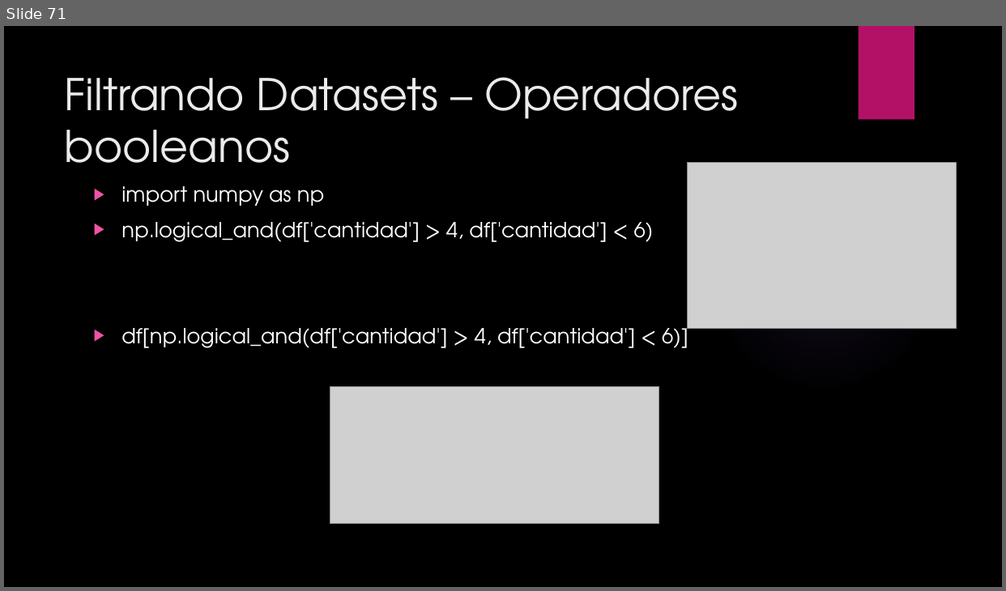
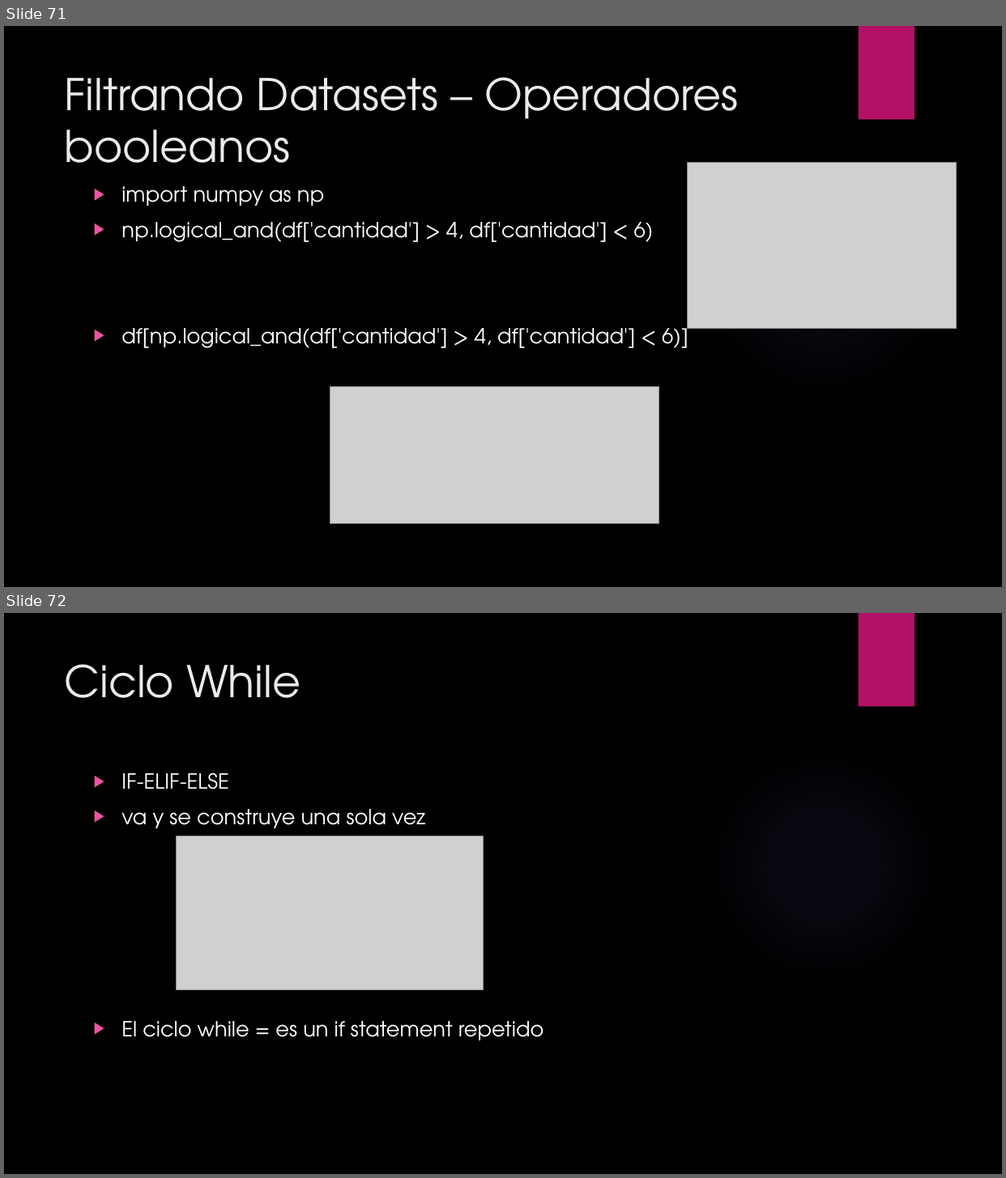
Before and after one commit to ulatinaedupa/ProgrammingForEngineers, a slide deck: Presentation/Class 3 - Matplotlib, Pandas and Logic.pptx. Shown one above the other, each under a label of ours: slide 71 before the commit, slides 71 and 72 after it. The pictures are 1006x591 and 1006x1178 pixels, drawn with LibreOffice and Linux fonts; fonts in the diff are those of the drawing; grey boxes stand for pictures; background and template pictures are left out. Boxes give left, top, right and bottom in pixels: in the first picture for what was removed or moved away, otherwise in the second. Text is boxed around its words. In the diff, an @@ line names an element or a change of style, - is before the commit and + after.

```diff
--- a/Presentation/Class 3 - Matplotlib, Pandas and Logic.pptx
+++ b/Presentation/Class 3 - Matplotlib, Pandas and Logic.pptx
@@ slide 72 added at [4,613,1002,1174], background picture (left out); not listed: 2 template elements that a slide beside it also shows @@
@@ title added at [65,664,300,698], 42 pt, text #EBEBEB @@
+Ciclo While
@@ text added at [121,773,544,1041], 20 pt, text #FFFFFF @@
+▶ IF-ELIF-ELSE
+▶ va y se construye una sola vez
+▶ El ciclo while = es un if statement repetido
@@ picture added at [177,836,484,990] @@
```
Also in this commit, not shown: 27 other slides added, 2 other files.
